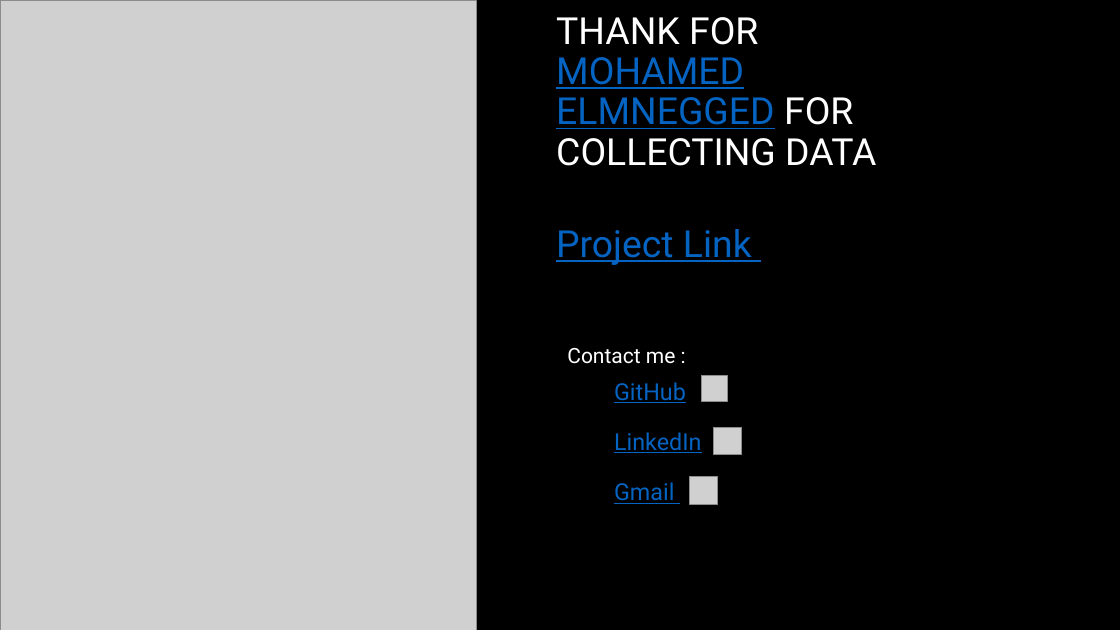
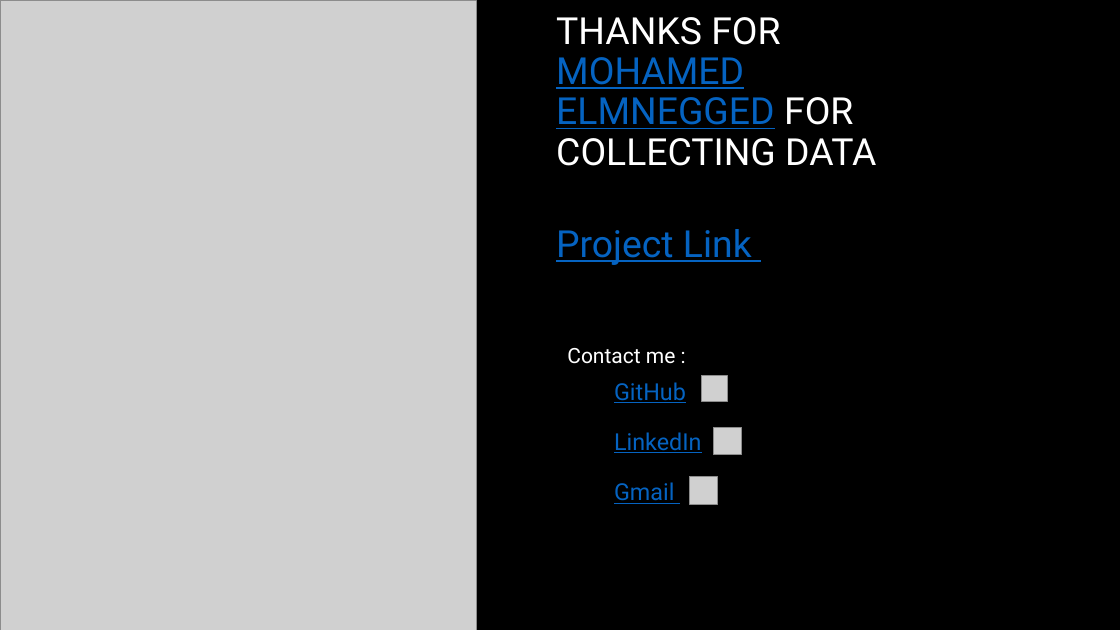
Before and after one commit to Mohamed28112003/Egyptian_Tech_Salary_2024, a slide deck: slide 23 of Analysis of Egyptian Tech Salaries 2024.pptx. Drawn at 1120x630 pixels with LibreOffice and Linux fonts; fonts in the diff are those of the drawing; grey boxes stand for pictures; background and template pictures are left out. Boxes give left, top, right and bottom in pixels: in the first picture for what was removed or moved away, otherwise in the second. Text is boxed around its words. In the diff, an @@ line names an element or a change of style, - is before the commit and + after.

Commit message:
final commit

```diff
--- a/Analysis of Egyptian Tech Salaries 2024.pptx
+++ b/Analysis of Egyptian Tech Salaries 2024.pptx
@@ title at bbox=[556, 17, 876, 166]: text changed @@
-THANK FOR
-MOHAMED ELMNEGGED FOR COLLECTING DATA
+THANKS FOR
+MOHAMED ELMNEGGED FOR COLLECTING DATA
```
